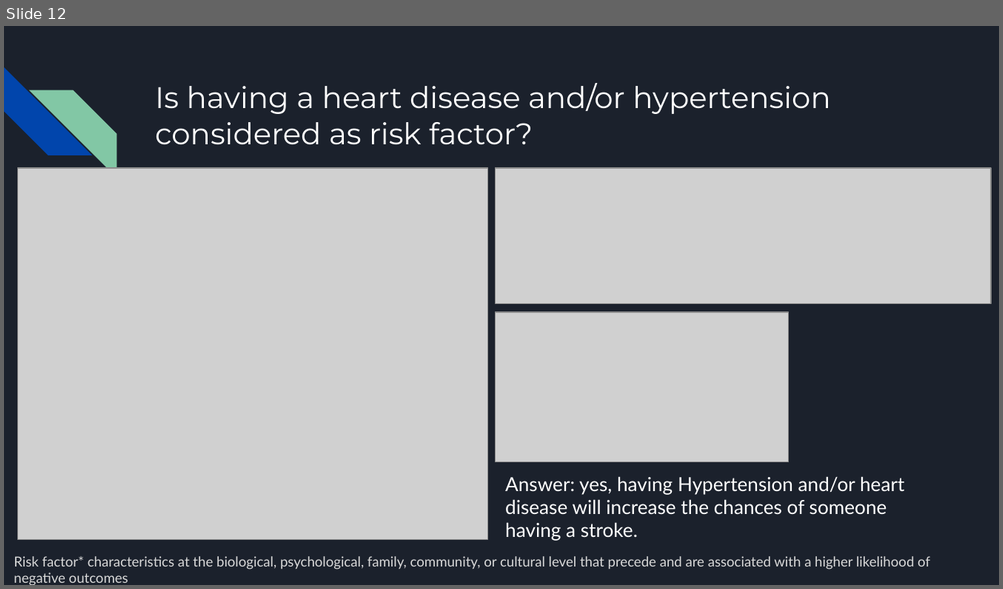
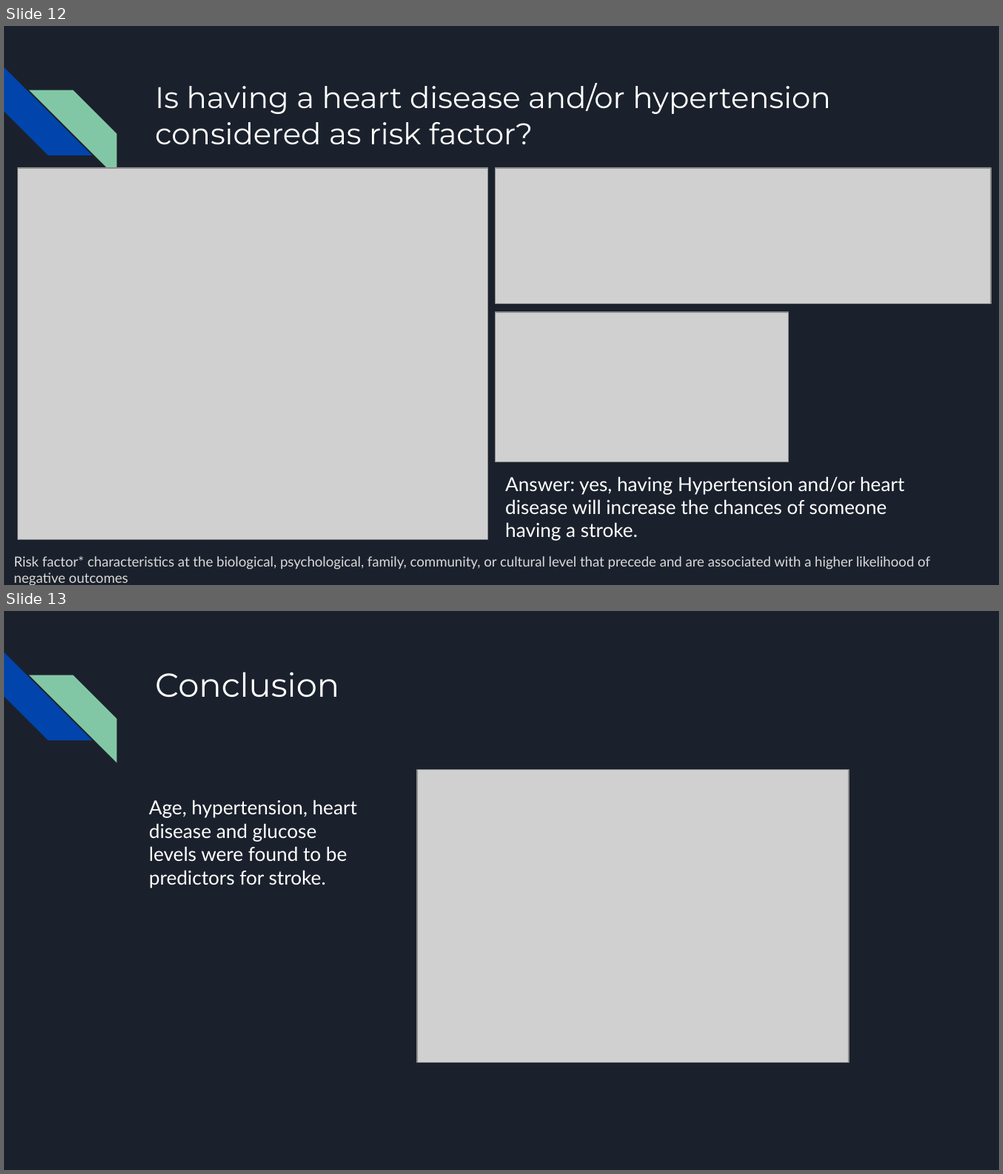
Before and after one commit to DianaGRM/Project_1, a slide deck: Boot Camp Project 1.pptx. Shown one above the other, each under a label of ours: slide 12 before the commit, slides 12 and 13 after it. The pictures are 1003x589 and 1003x1174 pixels, drawn with LibreOffice and Linux fonts; fonts in the diff are those of the drawing; grey boxes stand for pictures. Boxes give left, top, right and bottom in pixels: in the first picture for what was removed or moved away, otherwise in the second. Text is boxed around its words. In the diff, an @@ line names an element or a change of style, - is before the commit and + after.

```diff
--- a/Boot Camp Project 1.pptx
+++ b/Boot Camp Project 1.pptx
@@ slide 13 added at [4, 611, 999, 1170], background #1B212C; not listed: 2 template elements that a slide beside it also shows @@
@@ title added at [155, 672, 339, 698], 24 pt, text #FFFFFF @@
+Conclusion
@@ picture added at [417, 770, 848, 1064] @@
@@ text added at [149, 800, 357, 888], 14 pt, text #FFFFFF @@
+Age, hypertension, heart disease and glucose levels were found to be predictors for stroke.
```
Also in this commit, not shown: 4 slides changed, 1 other slide added.
